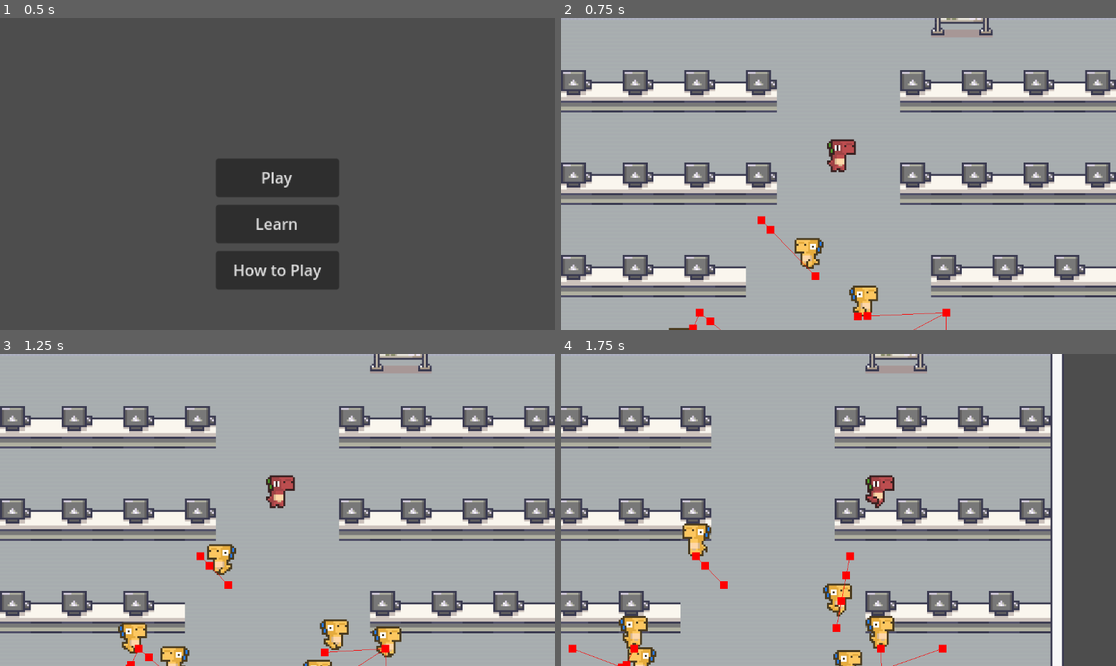
Above: before the commit, frames 1-4 (two rows, left to right).
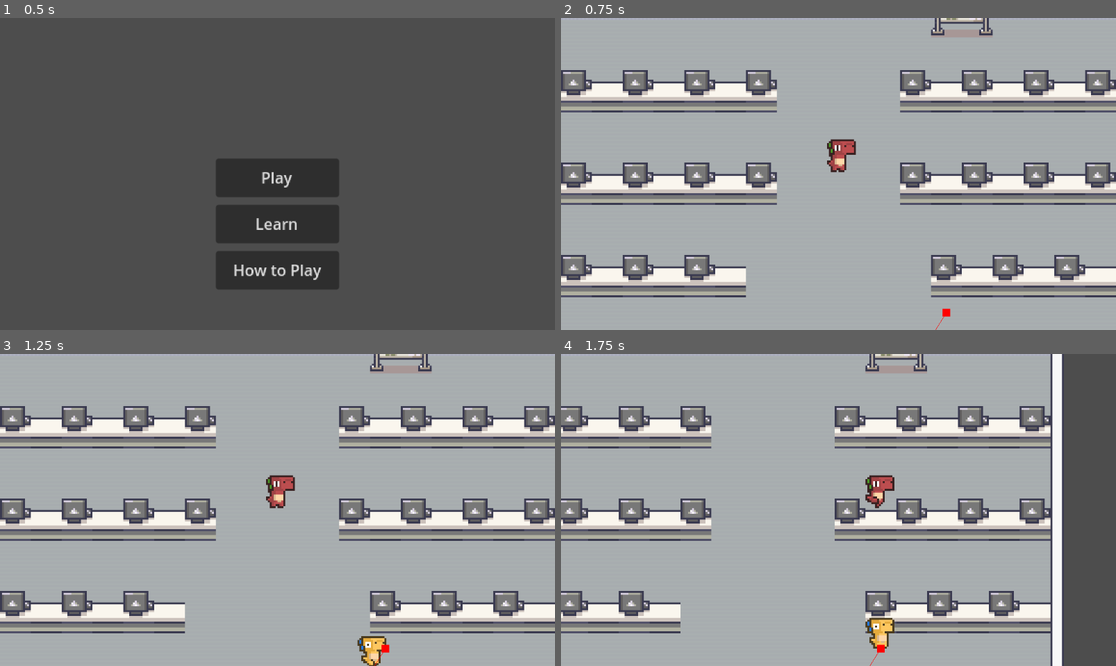
Above: after the commit, the same moments.

Repository: Raikosuu/Full-Tech-Panic_Public
Game: Godot game, scene res://scenes/main_menu.tscn
The game is run twice, just before and just after one commit, with the same random seed, the same clock (stepped at 60 frames per second) and the same inputs.
Inputs (mouse positions are in pixels of both pictures, inside the frame that each line leads up to):
- Up to frame 1 (0.5 s): no input
- Up to frame 2 (0.75 s): click "Play" at 0.5 s
- Up to frame 3 (1.25 s): no input
- Up to frame 4 (1.75 s): move the mouse to (960, 494) at 1.27 s; hold D (move_right) from 1.28 s (still down); click (960, 494) at 1.42 s

Frame 1 is identical in both runs. In frame 2, 1.2% of the frame differs, in the area x 19-70%, y 63-100%; in frame 3, 2.5%, in the area x 21-73%, y 60-100%; in frame 4, 2.4%.
Error after the commit: Cannot call method 'instantiate' on a null value. (res://scripts/npc_spawn.gd:14)

Commit message:
spawner added
stops at 22 spawns

Diff:
--- a/scenes/game_scene.tscn
+++ b/scenes/game_scene.tscn
@@ -1,10 +1,11 @@
-[gd_scene load_steps=13 format=4 uid="uid://b0nvcgpoypl62"]
+[gd_scene load_steps=14 format=4 uid="uid://b0nvcgpoypl62"]
 
 [ext_resource type="PackedScene" uid="uid://demqpuvfguk8d" path="res://scenes/player.tscn" id="1_w5aja"]
 [ext_resource type="Texture2D" uid="uid://vgq806bcs4q" path="res://assets/Modern tiles_Free/Interiors_free/16x16/Interiors_free_16x16.png" id="1_ycayy"]
 [ext_resource type="Texture2D" uid="uid://bxnkyr5imokua" path="res://assets/Modern tiles_Free/Interiors_free/16x16/Room_Builder_free_16x16.png" id="2_bw6k5"]
 [ext_resource type="PackedScene" uid="uid://di6c82vetinpd" path="res://scenes/seats.tscn" id="5_rurhu"]
 [ext_resource type="PackedScene" uid="uid://2ueng3iip43a" path="res://scenes/npc_1.tscn" id="5_y3j0m"]
+[ext_resource type="PackedScene" uid="uid://bvvwyojvr5lid" path="res://scenes/npc_spawn.tscn" id="6_rurhu"]
 
 [sub_resource type="TileSetAtlasSource" id="TileSetAtlasSource_rurhu"]
 texture = ExtResource("2_bw6k5")
@@ -2561,26 +2562,14 @@
 zoom = Vector2(4, 4)
 position_smoothing_enabled = true
 
+[node name="npc_handler" type="Node2D" parent="."]
+
+[node name="NPC1" parent="npc_handler" instance=ExtResource("5_y3j0m")]
+position = Vector2(36, 104)
+
 [node name="NavigationRegion2D" type="NavigationRegion2D" parent="."]
+visible = false
 navigation_polygon = SubResource("NavigationPolygon_y3j0m")
-
-[node name="NPC1" parent="." instance=ExtResource("5_y3j0m")]
-position = Vector2(-84, 101)
-
-[node name="NPC2" parent="." instance=ExtResource("5_y3j0m")]
-position = Vector2(-37, 101)
-
-[node name="NPC3" parent="." instance=ExtResource("5_y3j0m")]
-position = Vector2(3, 100)
-
-[node name="NPC4" parent="." instance=ExtResource("5_y3j0m")]
-position = Vector2(56, 104)
-
-[node name="NPC5" parent="." instance=ExtResource("5_y3j0m")]
-position = Vector2(10, 74)
-
-[node name="NPC6" parent="." instance=ExtResource("5_y3j0m")]
-position = Vector2(-12, 53)
 
 [node name="comp_seats" type="Node2D" parent="."]
 
@@ -2649,3 +2638,6 @@
 
 [node name="seats22" parent="comp_seats" groups=["computer_seats"] instance=ExtResource("5_rurhu")]
 position = Vector2(120, 72)
+
+[node name="npc_spawn" parent="." instance=ExtResource("6_rurhu")]
+position = Vector2(-117, 103)
--- /dev/null
+++ b/scenes/npc_spawn.tscn
@@ -0,0 +1,11 @@
+[gd_scene load_steps=2 format=3 uid="uid://bvvwyojvr5lid"]
+
+[ext_resource type="Script" uid="uid://blxwr2mq0xs7j" path="res://scripts/npc_spawn.gd" id="1_ath3t"]
+
+[node name="npc_spawn" type="Marker2D"]
+script = ExtResource("1_ath3t")
+
+[node name="Timer" type="Timer" parent="."]
+autostart = true
+
+[connection signal="timeout" from="Timer" to="." method="_on_timer_timeout"]
--- /dev/null
+++ b/scripts/npc_spawn.gd
@@ -0,0 +1,18 @@
+extends Marker2D
+
+@export var npc: PackedScene
+@onready var npc_handler := get_parent().get_node("npc_handler")
+
+var spawn_count: int = 0
+const MAX_SPAWNS: int = 22
+
+func _on_timer_timeout() -> void:
+	if spawn_count >= MAX_SPAWNS:
+		$Timer.stop()   # stop the timer so no more spawns
+		return
+
+	var npcs = npc.instantiate()
+	npcs.position = position
+	npc_handler.add_child(npcs)
+
+	spawn_count += 1
Not shown, added: scripts/npc_spawn.gd.uid
